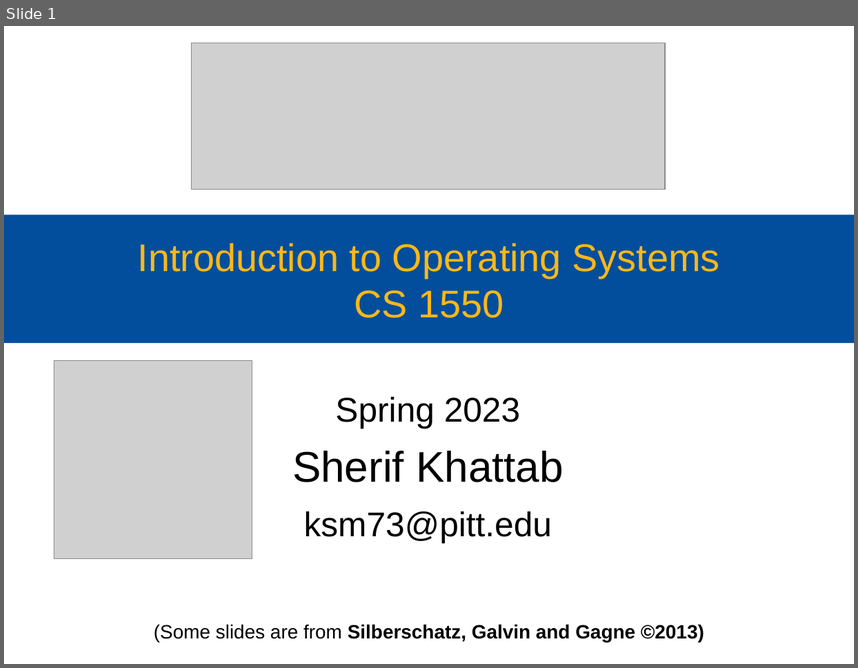
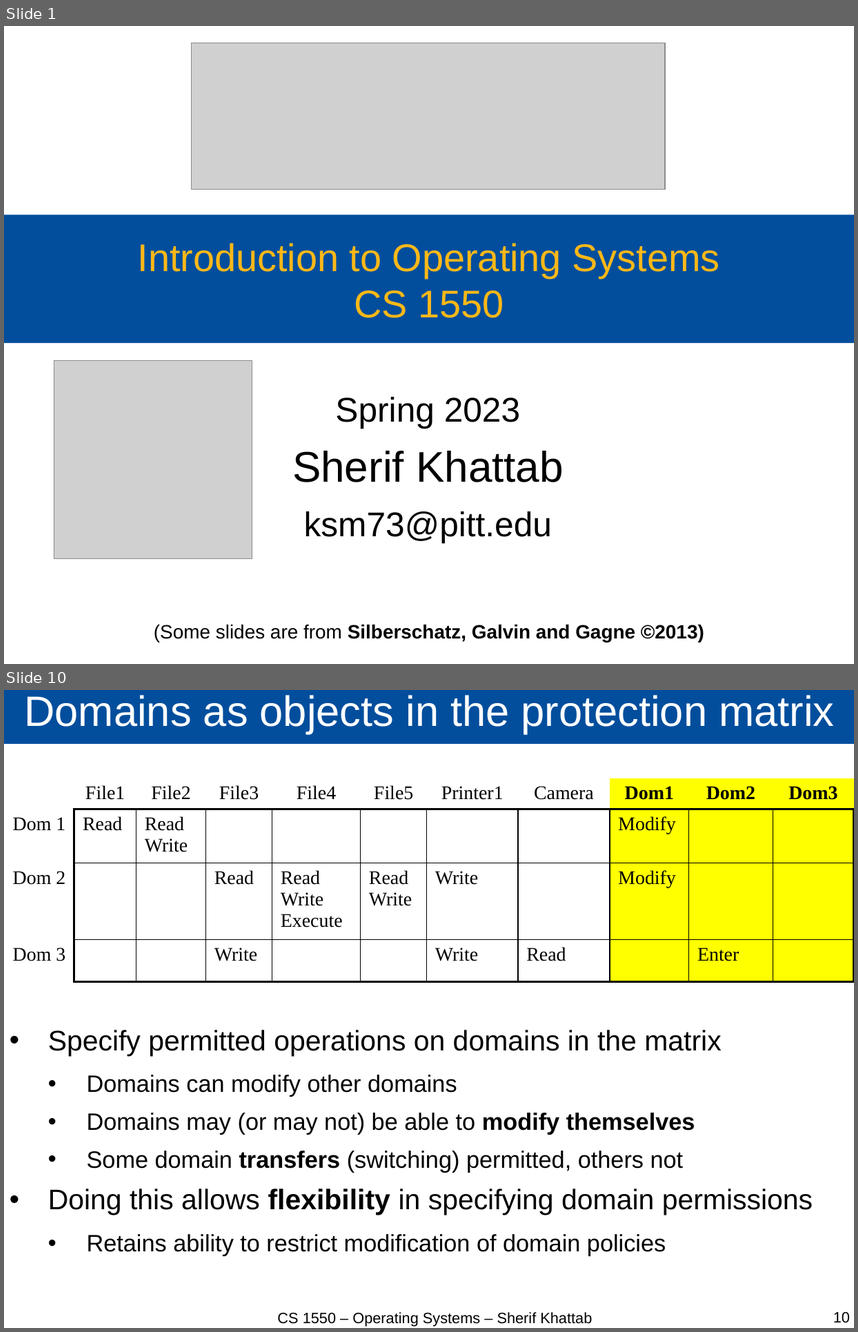
Before and after one commit to cs1550-2244/cs1550-code-handouts, a slide deck: DraftSlides/Lecture26.pptx. Shown one above the other, each under a label of ours: slide 1 before the commit, slides 1 and 10 after it; the slides between them are not shown. The pictures are 858x668 and 858x1332 pixels, drawn with LibreOffice and Linux fonts; fonts in the diff are those of the drawing; grey boxes stand for pictures. Boxes give left, top, right and bottom in pixels: in the first picture for what was removed or moved away, otherwise in the second. Text is boxed around its words. In the diff, an @@ line names an element or a change of style, - is before the commit and + after.

```diff
--- a/DraftSlides/Lecture26.pptx
+++ b/DraftSlides/Lecture26.pptx
@@ slide 10 added at box(4, 690, 854, 1328), background #FFFFFF @@
@@ title added at box(4, 690, 854, 744), fill #024E9D, 39.6 pt, text #FFFFFF @@
+Domains as objects in the protection matrix
@@ table added at box(4, 778, 854, 984), 4 rows, 11 columns @@
+ | File1 | File2 | File3 | File4 | File5 | Printer1 | Camera | Dom1 | Dom2 | Dom3
+Dom 1 | Read | Read Write |  |  |  |  |  | Modify |  | 
+Dom 2 |  |  | Read | Read Write Execute | Read Write | Write |  | Modify |  | 
+Dom 3 |  |  | Write |  |  | Write | Read |  | Enter | 
@@ text added at box(48, 1029, 813, 1255), 22.1 pt, text #000000 @@
+• Specify permitted operations on domains in the matrix
+  • Domains can modify other domains
+  • Domains may (or may not) be able to modify themselves
+  • Some domain transfers (switching) permitted, others not
+• Doing this allows flexibility in specifying domain permissions
+  • Retains ability to restrict modification of domain policies
@@ text added at box(277, 1312, 592, 1326), 14 pt, text #000000 @@
+CS 1550 – Operating Systems – Sherif Khattab
@@ page number added at box(833, 1312, 850, 1323), 14 pt, text #000000 @@
+10
```
Also in this commit, not shown: 10 slides changed, 11 other slides added, 6 slides removed, 3 other files.
